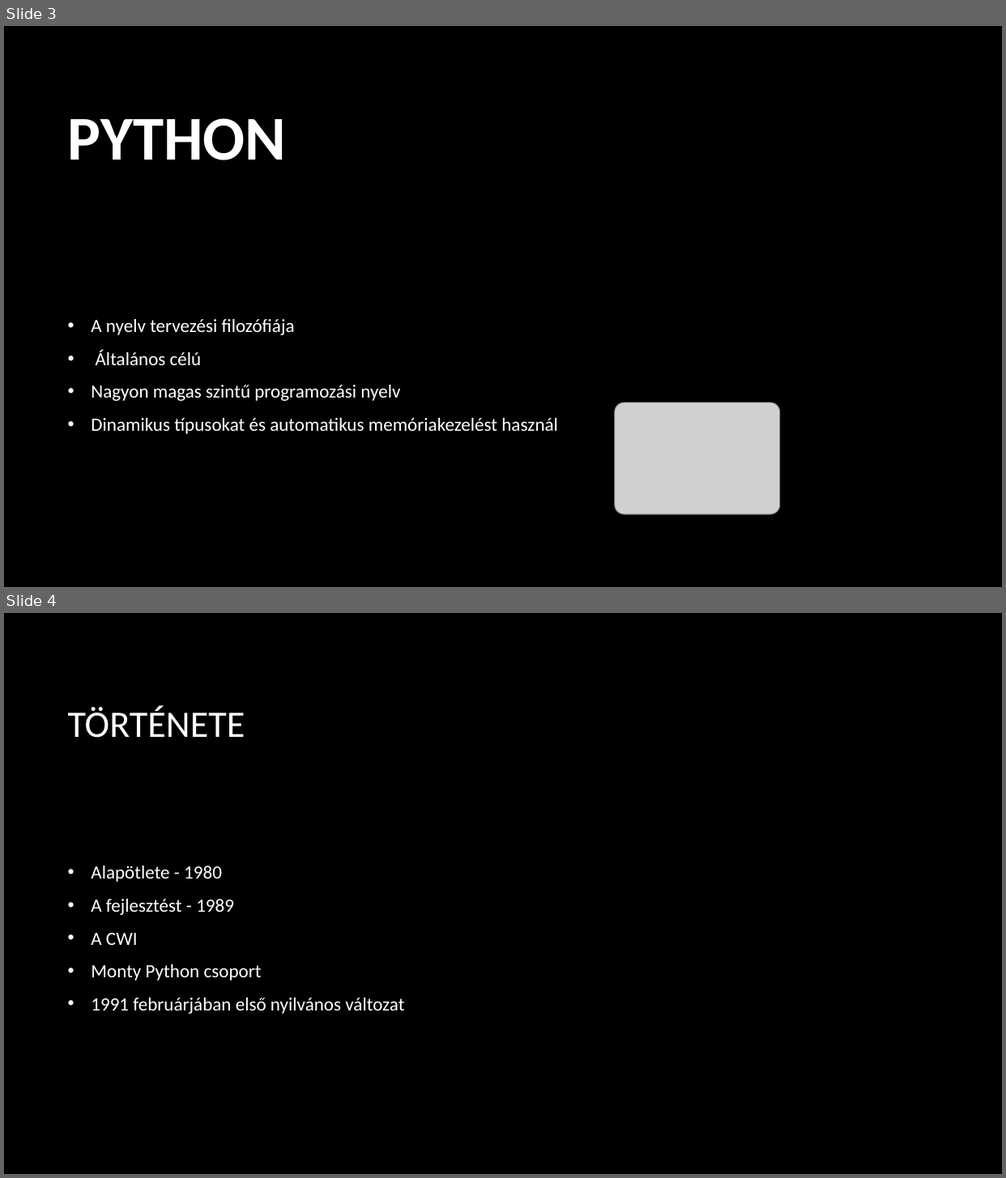
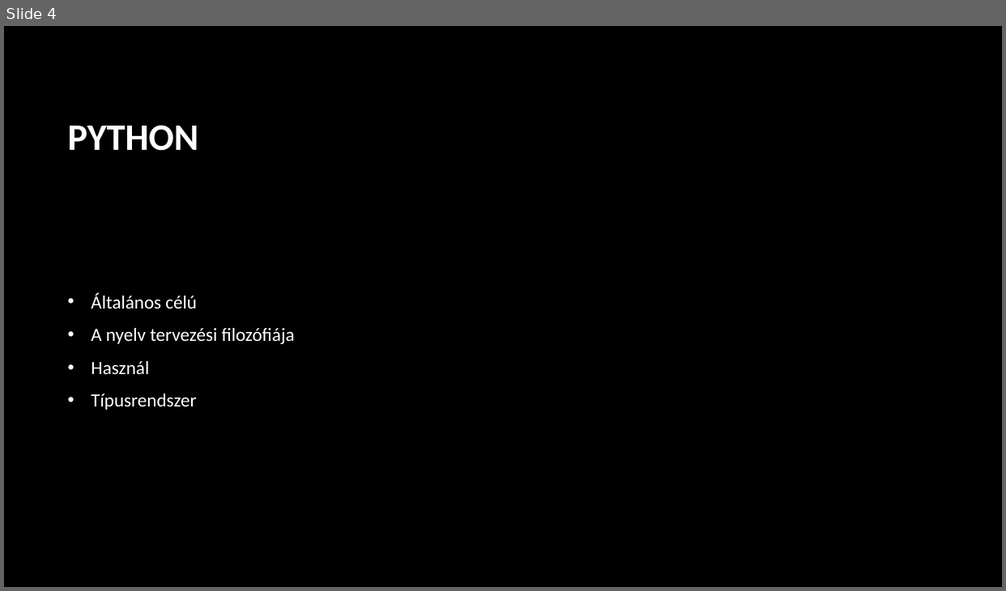
Before and after one commit to Andor1298/ikt-ppt, a slide deck: Python.pptx. Shown one above the other, each under a label of ours: slides 3 and 4 before the commit, slide 4 after it. The pictures are 1006x1178 and 1006x591 pixels, drawn with LibreOffice and Linux fonts; fonts in the diff are those of the drawing; grey boxes stand for pictures; background and template pictures are left out. Boxes give left, top, right and bottom in pixels: in the first picture for what was removed or moved away, otherwise in the second. Text is boxed around its words. In the diff, an @@ line names an element or a change of style, - is before the commit and + after.

```diff
--- a/Python.pptx
+++ b/Python.pptx
@@ slide 4 removed at [4, 613, 1002, 1174], background picture (left out) @@
@@ title removed at [68, 706, 245, 738] @@
-TÖRTÉNETE
@@ text removed at [91, 866, 404, 1014] @@
-• Alapötlete - 1980
-• A fejlesztést - 1989
-• A CWI
-• Monty Python csoport
-• 1991 februárjában első nyilvános változat
@@ what was slide 3 is now slide 4 @@
@@ slide 4 changed as well @@
@@ title "PYTHON" at [68, 125, 199, 151]: size 60 to 36 pt @@
@@ text "Általános célú": place and size @@
-text "Általános célú" at [91, 319, 558, 434]
+text "Általános célú" at [91, 292, 295, 410]
@@ text at [91, 292, 197, 309]: paragraph added @@
+• Általános célú
@@ text at [91, 361, 196, 410]: text changed @@
-• Általános célú
-• Nagyon magas szintű programozási nyelv
-• Dinamikus típusokat és automatikus memóriakezelést használ
+• Használ
+• Típusrendszer
@@ picture removed at [615, 403, 780, 515] @@
```
Also in this commit, not shown: 4 other slides changed, 3 slides added, 1 other slide removed.
